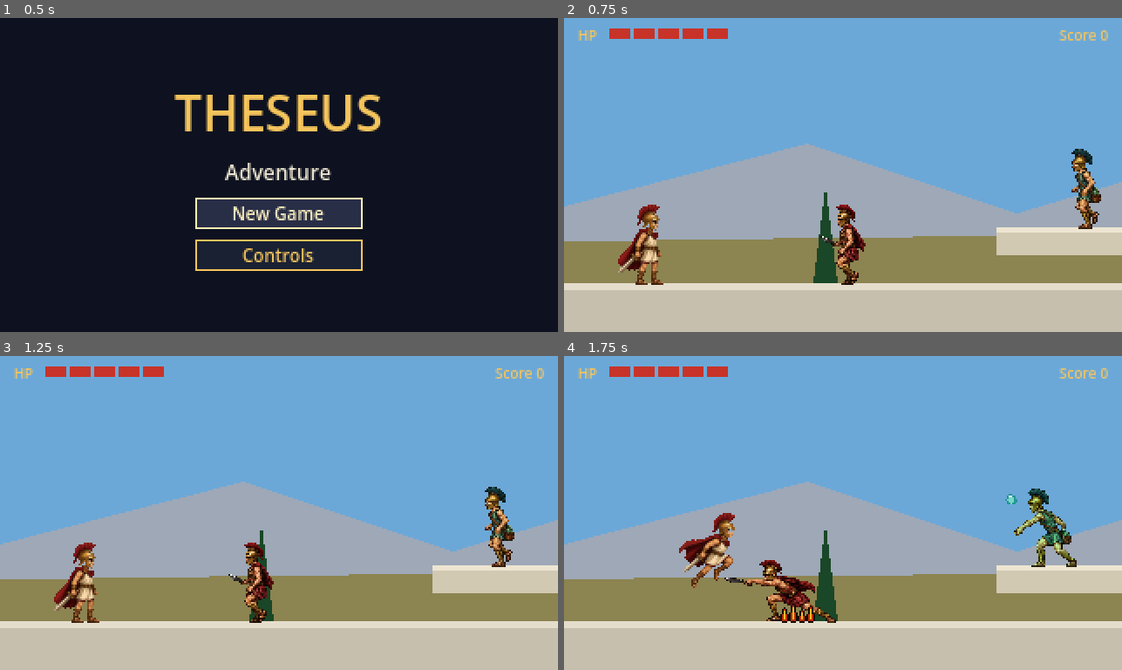
Above: before the commit, frames 1-4 (two rows, left to right).
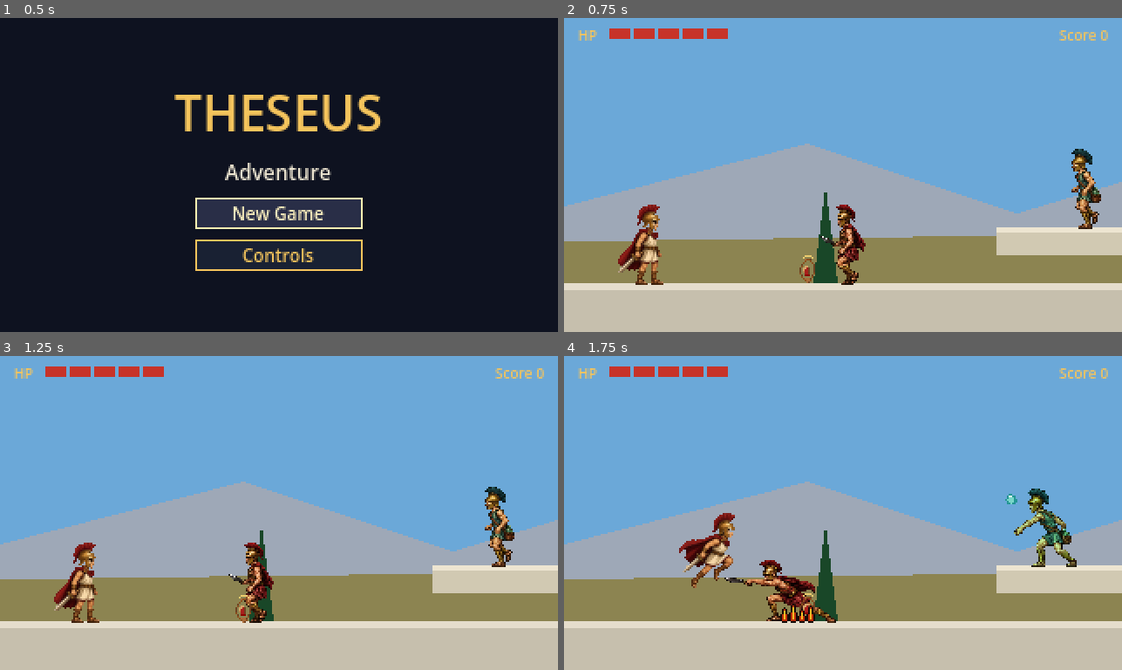
Above: after the commit, the same moments.

Repository: christsantiris/Theseus
Game: Godot game, scene res://scenes/main/main.tscn
The game is run twice, just before and just after one commit, with the same random seed, the same clock (stepped at 60 frames per second) and the same inputs.
Inputs:
- Up to frame 1 (0.5 s): no input
- Up to frame 2 (0.75 s): click "New Game" at 0.5 s
- Up to frame 3 (1.25 s): no input
- Up to frame 4 (1.75 s): tap Enter at 1.25 s; hold D (move_right) from 1.28 s (still down); tap Space (attack) at 1.35 s; tap Up (jump) at 1.52 s

Frame 1 is identical in both runs. In frame 2, 0.1% of the frame differs, in the area x 42-45%, y 75-85%; in frame 3, 0.1%; in frame 4, less than 0.1%.

Commit message:
Add health pickup flasks

Diff:
--- a/scenes/levels/level_1.tscn
+++ b/scenes/levels/level_1.tscn
@@ -6,6 +6,7 @@
 [ext_resource type="PackedScene" path="res://scenes/enemies/raider.tscn" id="4_raider"]
 [ext_resource type="PackedScene" path="res://scenes/enemies/peltast.tscn" id="5_peltast"]
 [ext_resource type="PackedScene" path="res://scenes/enemies/hoplite.tscn" id="6_hoplite"]
+[ext_resource type="PackedScene" path="res://scenes/pickups/health_flask.tscn" id="7_flask"]
 
 [sub_resource type="RectangleShape2D" id="RectangleShape2D_ground"]
 size = Vector2(960, 28)
@@ -137,6 +138,9 @@
 direction = -1
 patrol_left = 560.0
 patrol_right = 900.0
+
+[node name="HealthFlask" parent="." instance=ExtResource("7_flask")]
+position = Vector2(140, 152)
 
 [node name="HUD" parent="." instance=ExtResource("3_hud")]
 
--- /dev/null
+++ b/scenes/pickups/health_flask.gd
@@ -0,0 +1,16 @@
+extends Area2D
+
+const HEAL := 2
+
+var _time := 0.0
+
+@onready var sprite: Sprite2D = $Sprite2D
+
+
+func _physics_process(delta: float) -> void:
+	_time += delta
+	sprite.position.y = -8.0 + sin(_time * 3.0)
+	for body in get_overlapping_bodies():
+		if body.has_method("heal") and body.heal(HEAL):
+			queue_free()
+			return
--- /dev/null
+++ b/scenes/pickups/health_flask.tscn
@@ -0,0 +1,22 @@
+[gd_scene load_steps=4 format=3]
+
+[ext_resource type="Script" path="res://scenes/pickups/health_flask.gd" id="1_flask"]
+[ext_resource type="Texture2D" path="res://assets/art/items/health_flask.png" id="2_flask"]
+
+[sub_resource type="RectangleShape2D" id="RectangleShape2D_flask"]
+size = Vector2(12, 14)
+
+[node name="HealthFlask" type="Area2D"]
+collision_layer = 0
+collision_mask = 2
+monitoring = true
+monitorable = false
+script = ExtResource("1_flask")
+
+[node name="Sprite2D" type="Sprite2D" parent="."]
+position = Vector2(0, -8)
+texture = ExtResource("2_flask")
+
+[node name="CollisionShape2D" type="CollisionShape2D" parent="."]
+position = Vector2(0, -8)
+shape = SubResource("RectangleShape2D_flask")
--- a/scenes/player/player.gd
+++ b/scenes/player/player.gd
@@ -118,6 +118,14 @@
 	_update_animation()
 
 
+func heal(amount: int) -> bool:
+	if health <= 0 or health >= MAX_HEALTH:
+		return false
+	health = mini(health + amount, MAX_HEALTH)
+	health_changed.emit(health, MAX_HEALTH)
+	return true
+
+
 func hurt(amount: int) -> void:
 	if health <= 0 or _hurt_lock > 0.0:
 		return
Binary file added: assets/art/items/health_flask.png
Not shown, added: assets/art/items/health_flask.png.import
Not shown: 1 places in scenes/levels/level_1.tscn that only renumber resources
Not shown, added: scenes/pickups/health_flask.gd.uid
